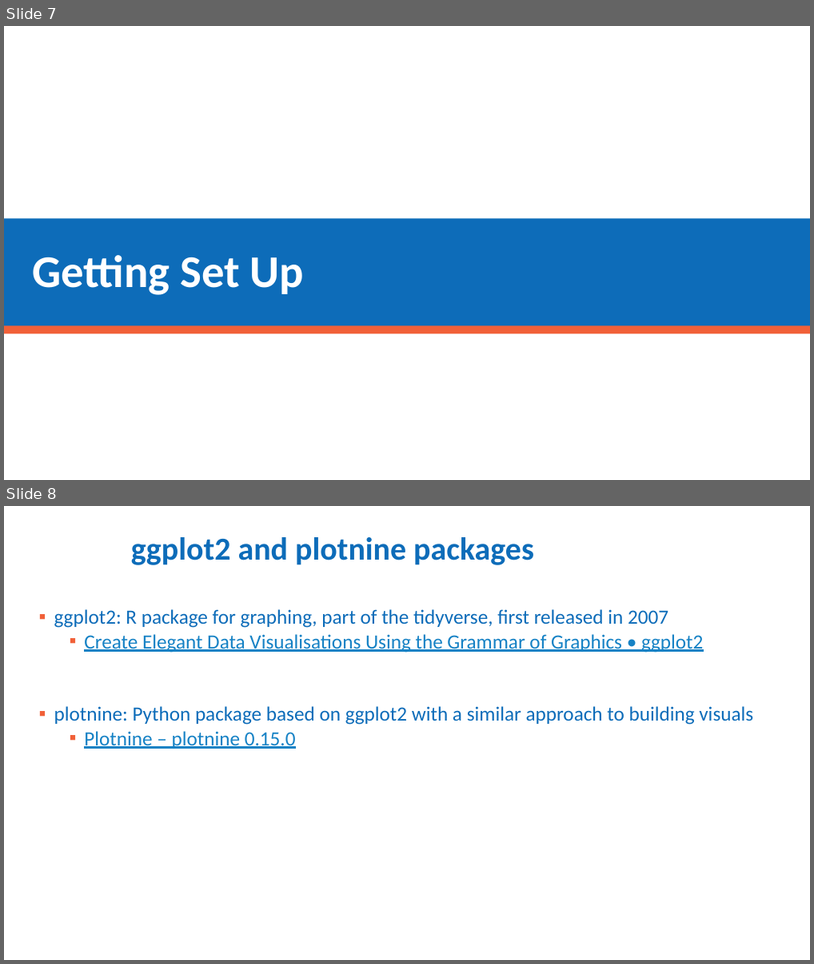
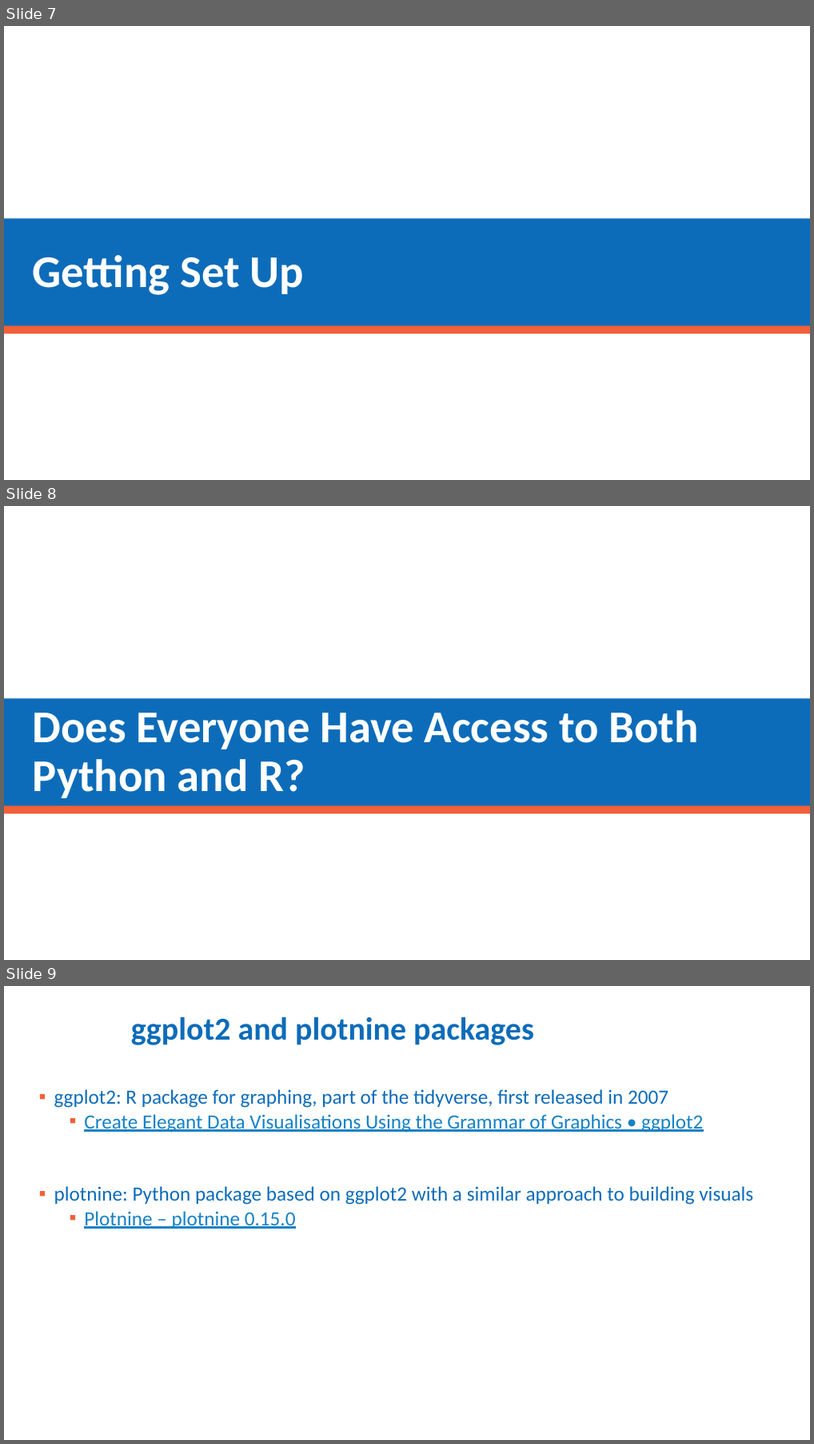
Before and after one commit to brussell23/grammar_of_graphics, a slide deck: ggplot and the Grammar of Graphics.pptx. Shown one above the other, each under a label of ours: slides 7 and 8 before the commit, slides 7, 8 and 9 after it. The pictures are 814x964 and 814x1444 pixels, drawn with LibreOffice and Linux fonts; fonts in the diff are those of the drawing; background and template pictures are left out. Boxes give left, top, right and bottom in pixels: in the first picture for what was removed or moved away, otherwise in the second. Text is boxed around its words. In the diff, an @@ line names an element or a change of style, - is before the commit and + after.

```diff
--- a/ggplot and the Grammar of Graphics.pptx
+++ b/ggplot and the Grammar of Graphics.pptx
@@ slide 8 added at (4,506,810,960), background #FFFFFF; not listed: 2 template elements that a slide beside it also shows @@
@@ title added at (33,710,698,798), 54 pt, text #FFFFFF, bold @@
+Does Everyone Have Access to Both Python and R?
@@ what was slide 8 is now slide 9 @@
```
Also in this commit, not shown: 5 slides changed.
